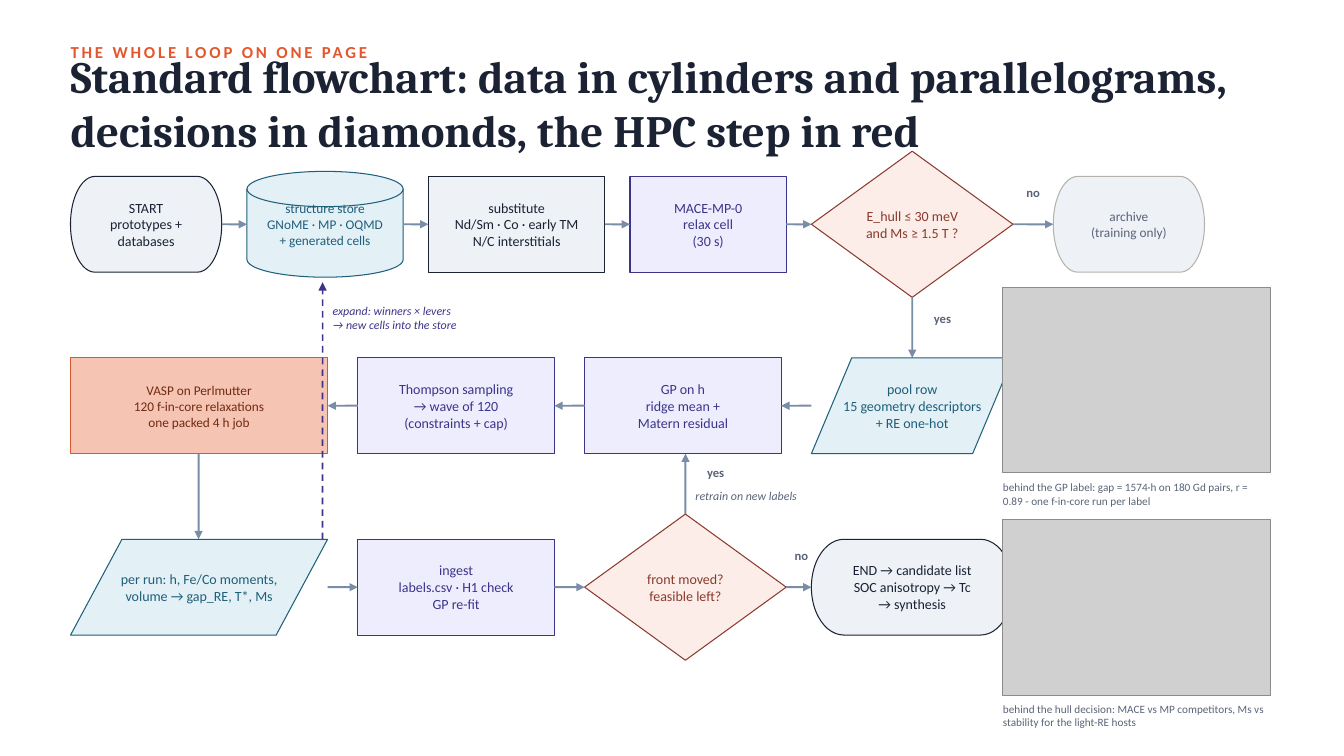
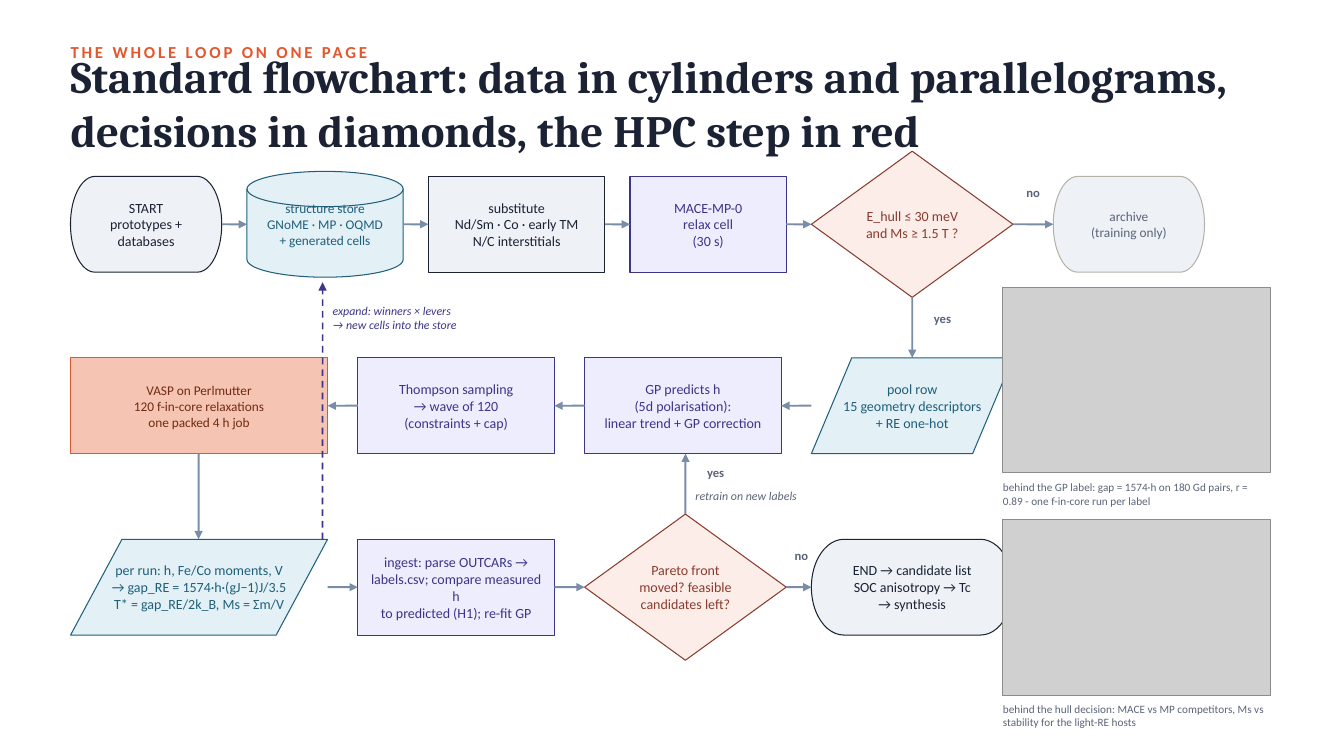
Before and after one commit to PGaneshIyer/NEEL, a slide deck: slide 24 of MAGNITO_Fe-HREE_screening.pptx. Drawn at 1344x756 pixels with LibreOffice and Linux fonts; fonts in the diff are those of the drawing; grey boxes stand for pictures. Boxes give left, top, right and bottom in pixels: in the first picture for what was removed or moved away, otherwise in the second. Text is boxed around its words. In the diff, an @@ line names an element or a change of style, - is before the commit and + after.

```diff
--- a/MAGNITO_Fe-HREE_screening.pptx
+++ b/MAGNITO_Fe-HREE_screening.pptx
@@ text at [605, 384, 761, 428]: text changed @@
-GP on h
-ridge mean +
-Matern residual
+GP predicts h
+(5d polarisation):
+linear trend + GP correction
@@ text at [114, 565, 287, 612]: text changed @@
-per run: h, Fe/Co moments,
-volume → gap_RE, T*, Ms
+per run: h, Fe/Co moments, V
+→ gap_RE = 1574·h·(gJ−1)J/3.5
+T* = gap_RE/2k_B, Ms = Σm/V
@@ text at [371, 557, 542, 621]: text changed @@
-ingest
-labels.csv · H1 check
-GP re-fit
+ingest: parse OUTCARs →
+labels.csv; compare measured h
+to predicted (H1); re-fit GP
@@ text at [639, 565, 732, 609]: text changed @@
-front moved?
-feasible left?
+Pareto front
+moved? feasible
+candidates left?
```
Also in this commit, not shown: 1 other slide changed, 1 slide added, 2 other files.
